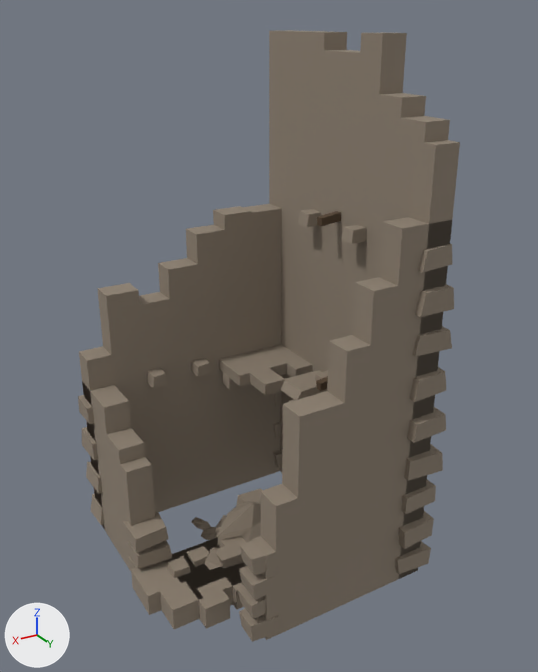
Two versions of the glTF model assets/architecture/watchtower/SM_Watchtower_Ruin.glb, one commit apart.
One viewpoint serves both versions: a camera (50 mm lens) standing at (5.59, 10.04, 9.2) and looking at (-0.28, 0.25, 4.3). Arrows for +X, +Y and +Z are at lower left; the lights stay in place. The first picture is the older version. Vertices at exactly the same position are counted once.

The first picture shows 'SM_Watchtower_CrownBlock', 'SM_Watchtower_Shell', 'SM_Watchtower_Slab_A', 'SM_Watchtower_Slab_B', 'SM_Watchtower_Talus'.
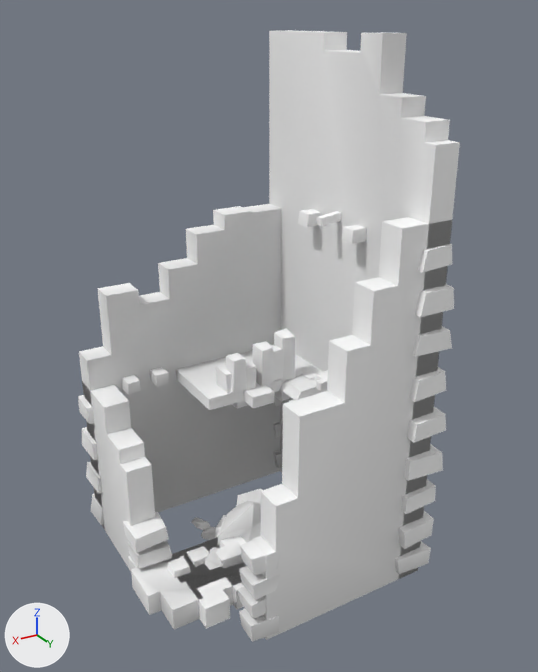
Changed parts and their boxes (x1, y1, x2, y2) in the pictures (538 x 672 px; the box of a moved part takes in the faces that stretch with it):
```json
{"object": "SM_Watchtower_Shell", "change": "recoloured, reshaped", "before": [78, 30, 460, 642], "after": [78, 30, 460, 642], "on screen": "lighter"}
{"object": "SM_Watchtower_Slab_A", "change": "recoloured", "before": [131, 538, 245, 629], "after": [131, 538, 245, 629], "on screen": "lighter"}
{"object": "SM_Watchtower_Slab_B", "change": "recoloured", "before": [165, 536, 246, 629], "after": [165, 536, 246, 629], "on screen": "lighter"}
{"object": "SM_Watchtower_CrownBlock", "change": "recoloured", "before": [204, 488, 262, 570], "after": [204, 488, 262, 570], "on screen": "lighter"}
{"object": "SM_Watchtower_Talus", "change": "recoloured", "before": [191, 515, 226, 540], "after": [191, 515, 226, 540], "on screen": "lighter"}
{"part": 1, "of": "me_sm_watchtower_shell", "change": "moved or reshaped", "before": [222, 373, 239, 389], "after": [231, 401, 248, 409]}
{"part": 2, "of": "me_sm_watchtower_shell", "change": "moved or reshaped", "after": [274, 390, 291, 401], "on screen": "not visible before"}
{"part": 3, "of": "me_sm_watchtower_shell", "change": "rebuilt", "before": [147, 368, 167, 389], "after": [150, 367, 169, 387]}
{"part": 4, "of": "me_sm_watchtower_shell", "change": "deleted", "before": [191, 358, 211, 377]}
{"part": 5, "of": "me_sm_watchtower_shell", "change": "built on", "before": [219, 344, 312, 395], "after": [122, 328, 315, 410]}
```

The change, as JSON lines over the scene's bpy script:
```json
{"block": "mat_mat_tower_stone", "where": "n0 = _N.new('ShaderNodeBsdfPrincipled'); n0.name = 'Principled BSDF'"}
{"op": "remove", "block": "mat_mat_tower_stone", "code": "n0.inputs[0].default_value = (0.274, 0.223, 0.171, 1.0)  # 'Base Color', brown #8f8273"}
{"op": "add", "block": "mat_mat_tower_stone", "code": "n2 = _N.new('ShaderNodeVertexColor'); n2.name = 'Color Attribute'"}
{"op": "add", "block": "mat_mat_tower_stone", "code": "_L.new(n2.outputs[0], n0.inputs[0])  # 'Color' to 'Base Color'"}
{"block": "mat_mat_tower_stoneinner", "where": "n0 = _N.new('ShaderNodeBsdfPrincipled'); n0.name = 'Principled BSDF'"}
{"op": "remove", "block": "mat_mat_tower_stoneinner", "code": "n0.inputs[0].default_value = (0.274, 0.223, 0.171, 1.0)  # 'Base Color', brown #8f8273"}
{"op": "add", "block": "mat_mat_tower_stoneinner", "code": "n2 = _N.new('ShaderNodeVertexColor'); n2.name = 'Color Attribute'"}
{"op": "add", "block": "mat_mat_tower_stoneinner", "code": "_L.new(n2.outputs[0], n0.inputs[0])  # 'Color' to 'Base Color'"}
{"block": "me_sm_watchtower_shell", "where": "# used by ob_sm_watchtower_shell; location = (0.0, 0.0, 0.0)"}
{"op": "remove", "block": "me_sm_watchtower_shell", "code": "me_sm_watchtower_shell.from_pydata(...)  # 479 vertices, 776 faces; spans x -2.41..2.33, y -2.38..2.4, z 0.0..8.96"}
{"op": "add", "block": "me_sm_watchtower_shell", "code": "me_sm_watchtower_shell.from_pydata(...)  # 531 vertices, 856 faces; spans x -2.41..2.33, y -2.38..2.4, z 0.0..8.96"}
{"block": "me_sm_watchtower_shell", "change": "me_sm_watchtower_shell part 1: the loose piece of 8 vertices spanning x -0.64..-0.32, y -1.6..-1.32, z 2.6..2.84 is moved by (0.25, 0.77, 0.0)"}
{"block": "me_sm_watchtower_shell", "change": "me_sm_watchtower_shell part 2: the loose piece of 8 vertices spanning x -1.17..-0.88, y -1.02..-0.68, z 2.62..2.86 is moved by (-0.03, 0.33, 0.0)"}
{"block": "me_sm_watchtower_shell", "change": "me_sm_watchtower_shell part 3: the loose piece of 8 vertices spanning x 0.85..1.15, y -1.81..-1.49, z 2.93..3.17 is rebuilt with 8 vertices and now spans x 0.81..1.08, y -1.8..-1.5, z 2.93..3.17"}
{"block": "me_sm_watchtower_shell", "change": "me_sm_watchtower_shell part 4: the loose piece of 8 vertices spanning x -0.05..0.25, y -1.8..-1.47, z 2.95..3.16 is deleted"}
{"block": "me_sm_watchtower_shell", "change": "me_sm_watchtower_shell part 5: 5 vertices moved from x -1.77..-0.35, y -1.77..-0.62, z 3.05 to x -1.77..0.55, y -1.77..-0.16, z 3.05; 11 vertices removed from x -1.77..-0.35, y -1.77..-0.38, z 2.83..3.05; 71 vertices added at x -1.77..1.64, y -1.81..-0.05, z 2.83..3.92"}
```
